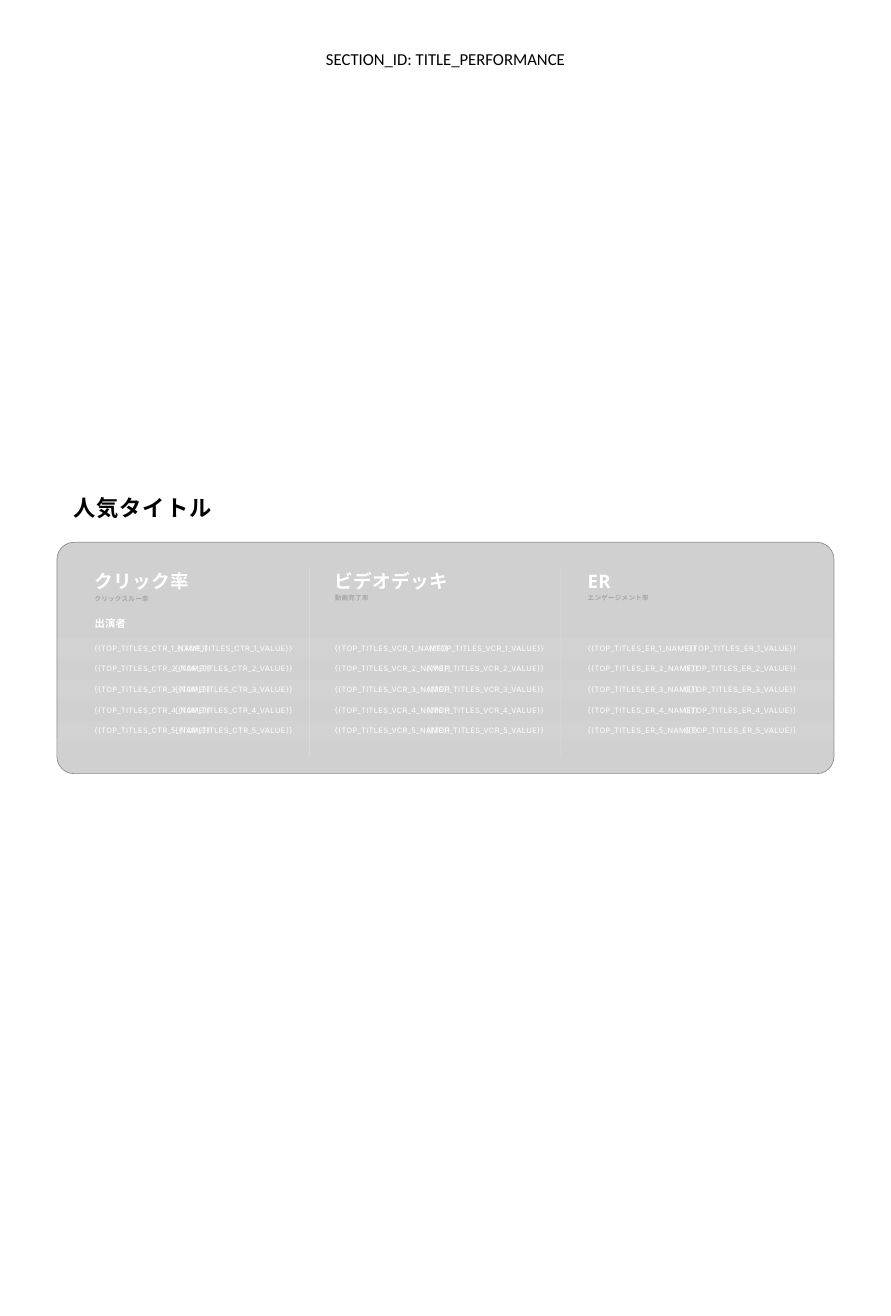
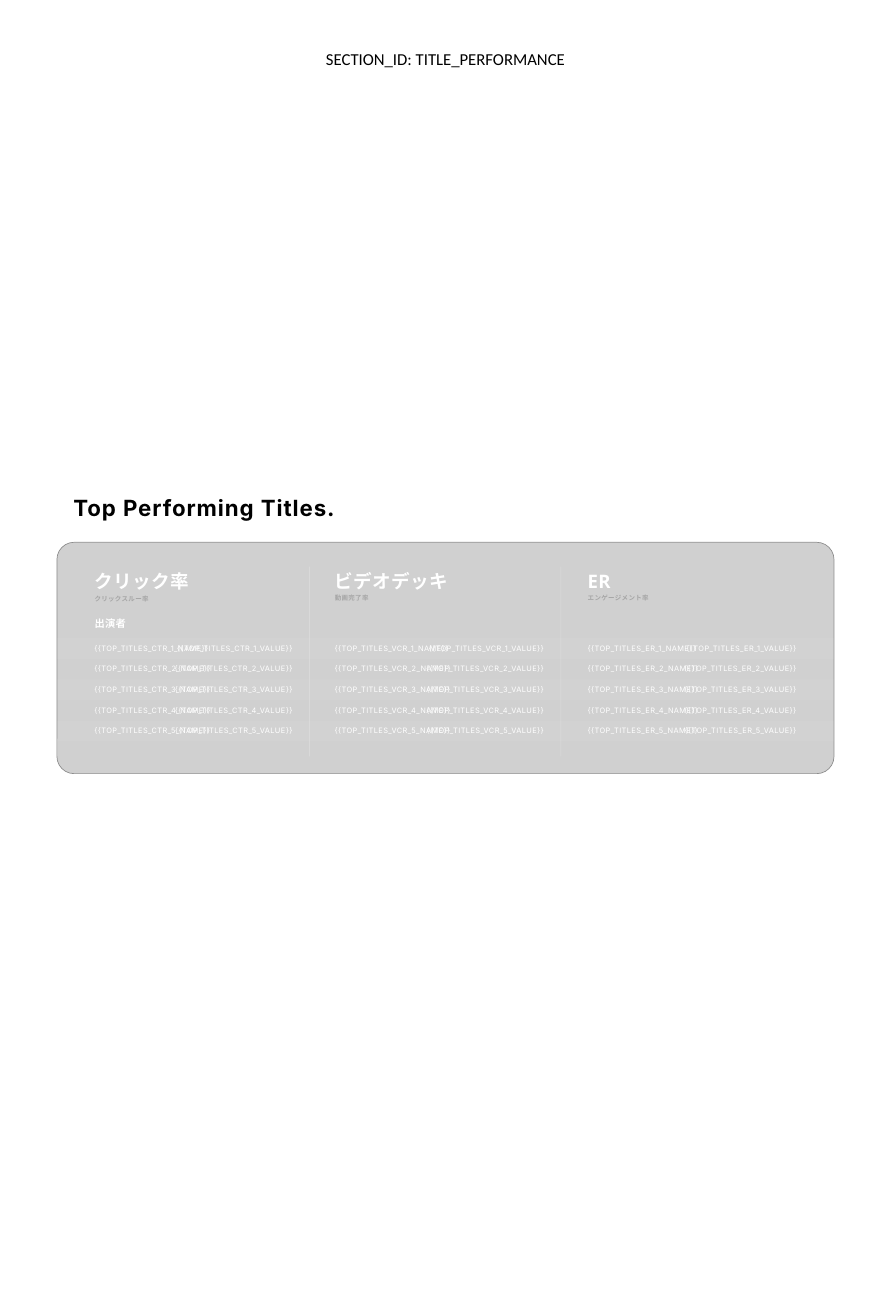
Before and after one commit to Daniel-MOBKOI/pca-automation-api, a slide deck: slide 2 of app/templates/modular_sections_master_ja.pptx. Drawn at 891x1316 pixels with LibreOffice and Linux fonts; fonts in the diff are those of the drawing; grey boxes stand for pictures. Boxes give left, top, right and bottom in pixels: in the first picture for what was removed or moved away, otherwise in the second. Text is boxed around its words. In the diff, an @@ line names an element or a change of style, - is before the commit and + after.

```diff
--- a/app/templates/modular_sections_master_ja.pptx
+++ b/app/templates/modular_sections_master_ja.pptx
@@ text at (73, 499, 335, 521): text changed; font Open Sans to Inter @@
-人気タイトル
+Top Performing Titles.
```
Also in this commit, not shown: 10 other slides changed, 5 other files.
